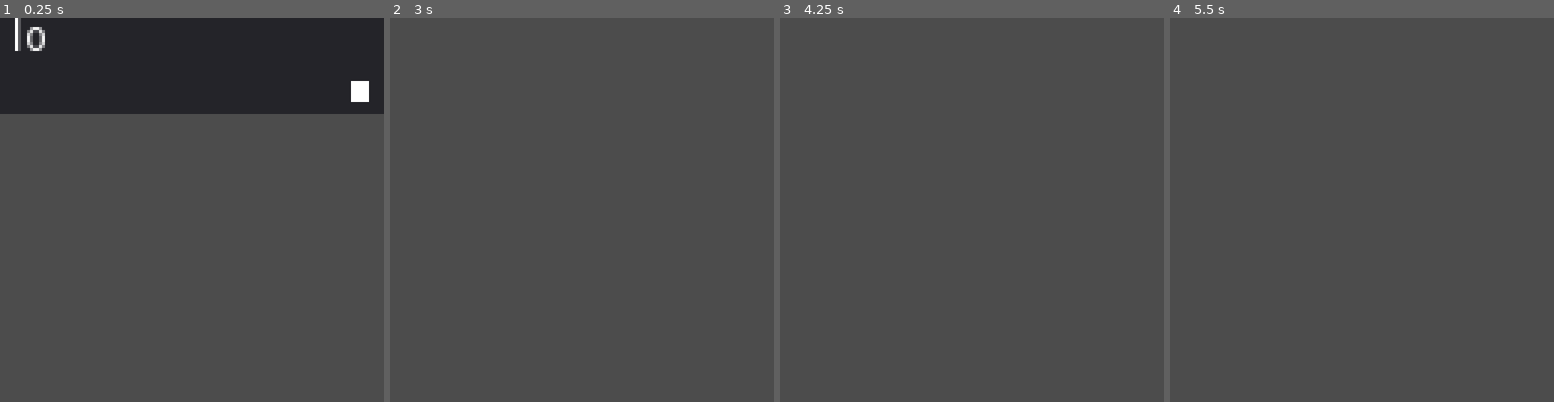
Above: before the commit, frames 1-4 (left to right).
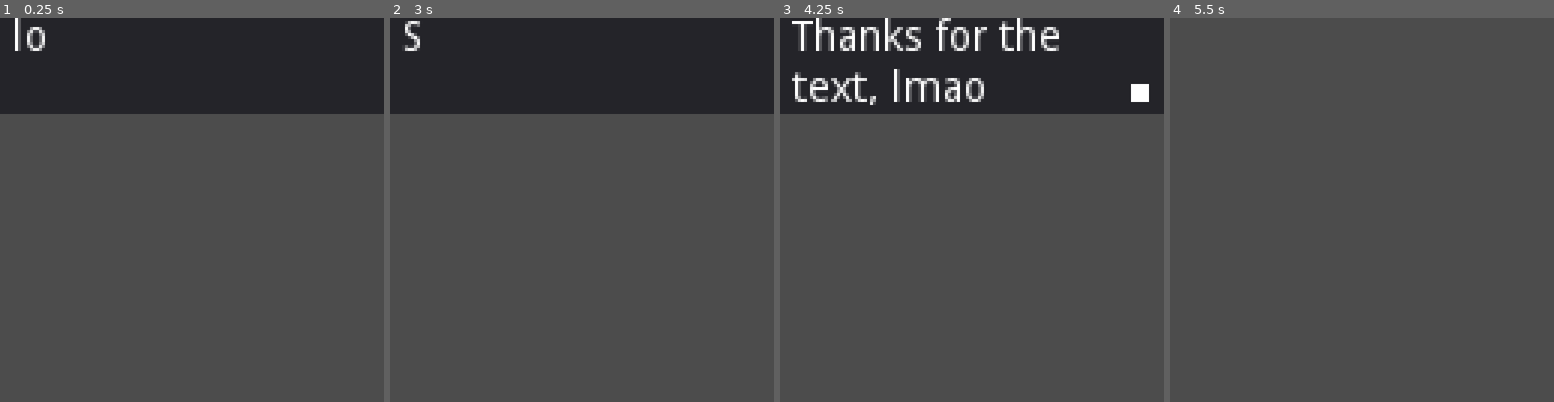
Above: after the commit, the same moments.

Repository: NintenDuck/Project-Vania
Game: Godot game, scene res://Scenes/tools/dialog_box.tscn
Same seed, same stepped clock (60 frames per second), same inputs: the game is played once before the commit and once after it. This scene is started directly instead of the project's main scene.
Inputs:
- Up to frame 1 (0.25 s): no input
- Up to frame 2 (3 s): tap Enter (ui_accept) at 0.5, 1.35, 1.52, 1.82, 2.85 s; hold Enter (ui_accept) 0.53-1.28 s; hold Enter (ui_accept) 2.03-2.78 s
- Up to frame 3 (4.25 s): tap Enter (ui_accept) at 3.02, 3.32 s; hold Enter (ui_accept) from 3.53 s (still down)
- Up to frame 4 (5.5 s): release Enter (ui_accept) at 4.28 s; tap Enter (ui_accept) at 4.35, 4.52, 4.82, 5 s; hold Enter (ui_accept) from 5.03 s (still down)

The runs differ from the first frame. In frame 1, 0.3% of the frame differs, in the area x 91-97%, y 16-22%; in frame 2, 25%, in the area x 0-100%, y 0-25%; in frame 3, 24%; in frame 4, nothing differs.

Commit message:
Add: dialogue from json, sprite working

Diff:
--- a/Scenes/tools/dialog_box.tscn
+++ b/Scenes/tools/dialog_box.tscn
@@ -1,7 +1,78 @@
-[gd_scene load_steps=3 format=2]
+[gd_scene load_steps=6 format=2]
 
 [ext_resource path="res://scripts/dialog_box.gd" type="Script" id=1]
-[ext_resource path="res://resources/player/player.png" type="Texture" id=2]
+[ext_resource path="res://resources/dialogue_box/text_next.png" type="Texture" id=2]
+
+[sub_resource type="Animation" id=3]
+length = 0.001
+tracks/0/type = "value"
+tracks/0/path = NodePath(".:frame")
+tracks/0/interp = 1
+tracks/0/loop_wrap = true
+tracks/0/imported = false
+tracks/0/enabled = true
+tracks/0/keys = {
+"times": PoolRealArray( 0 ),
+"transitions": PoolRealArray( 1 ),
+"update": 0,
+"values": [ 0 ]
+}
+tracks/1/type = "value"
+tracks/1/path = NodePath(".:visible")
+tracks/1/interp = 1
+tracks/1/loop_wrap = true
+tracks/1/imported = false
+tracks/1/enabled = true
+tracks/1/keys = {
+"times": PoolRealArray( 0 ),
+"transitions": PoolRealArray( 1 ),
+"update": 0,
+"values": [ true ]
+}
+
+[sub_resource type="Animation" id=1]
+resource_name = "final_text"
+length = 0.001
+tracks/0/type = "value"
+tracks/0/path = NodePath(".:frame")
+tracks/0/interp = 1
+tracks/0/loop_wrap = true
+tracks/0/imported = false
+tracks/0/enabled = true
+tracks/0/keys = {
+"times": PoolRealArray( 0 ),
+"transitions": PoolRealArray( 1 ),
+"update": 1,
+"values": [ 1 ]
+}
+
+[sub_resource type="Animation" id=2]
+resource_name = "regular_text"
+loop = true
+tracks/0/type = "value"
+tracks/0/path = NodePath(".:frame")
+tracks/0/interp = 1
+tracks/0/loop_wrap = true
+tracks/0/imported = false
+tracks/0/enabled = true
+tracks/0/keys = {
+"times": PoolRealArray( 0 ),
+"transitions": PoolRealArray( 1 ),
+"update": 1,
+"values": [ 0 ]
+}
+tracks/1/type = "value"
+tracks/1/path = NodePath(".:visible")
+tracks/1/interp = 1
+tracks/1/loop_wrap = true
+tracks/1/imported = false
+tracks/1/enabled = true
+tracks/1/keys = {
+"times": PoolRealArray( 0.5, 1 ),
+"transitions": PoolRealArray( 1, 1 ),
+"update": 1,
+"values": [ false, true ]
+}
 
 [node name="DialogBox" type="Panel"]
 anchor_right = 1.0
@@ -24,11 +95,15 @@
 margin_bottom = 23.0
 text = "Lorem Ipsum"
 autowrap = true
-percent_visible = -0.1
 
 [node name="NextLineSprite" type="Sprite" parent="."]
 position = Vector2( 120, 24 )
 texture = ExtResource( 2 )
 hframes = 2
 
+[node name="AnimationPlayer" type="AnimationPlayer" parent="NextLineSprite"]
+anims/RESET = SubResource( 3 )
+anims/final_text = SubResource( 1 )
+anims/regular_text = SubResource( 2 )
+
 [node name="TextSpeed" type="Timer" parent="."]
--- /dev/null
+++ b/autoload/json_manager.gd
@@ -0,0 +1,13 @@
+extends Node
+
+func json_as_dict(filepath=""):
+	if filepath == "" or null:
+		return
+
+	var file = File.new()
+	file.open(filepath,File.READ)
+
+	var file_text = file.get_as_text()
+	var json_dict = parse_json(file_text)
+
+	return json_dict
--- a/json/test.json
+++ b/json/test.json
@@ -10,5 +10,13 @@
   {
     "name": "lain",
     "text": "infornography"
-  }
+  },
+  {
+    "name": "pistacho",
+    "text": "Some other text that should show up"
+  },
+  {
+    "name": "lain",
+    "text": "Thanks for the text, lmao"
+  },
 ]
--- a/project.godot
+++ b/project.godot
@@ -13,6 +13,10 @@
 config/name="Cave Explorer Lala"
 run/main_scene="res://Scenes/Levels/Level_Debug.tscn"
 config/icon="res://icon.png"
+
+[autoload]
+
+JsonManager="*res://autoload/json_manager.gd"
 
 [display]
 
--- a/scripts/dialog_box.gd
+++ b/scripts/dialog_box.gd
@@ -2,10 +2,12 @@
 
 
 export(float, 0.1, 2, 0.1) var text_speed = 1.0
+export(String,FILE) var dialogue_fpath = "res://json/test.json"
 
 onready var dialog_label 		= $Margin/DialogText
 onready var text_timer 			= $TextSpeed
 onready var next_line_sprite 	= $NextLineSprite
+onready var next_line_animation	= $NextLineSprite/AnimationPlayer
 
 enum states {
 	WRITING,
@@ -13,21 +15,18 @@
 	FINISHED
 }
 
+var dialogue = []
 var current_state = states.WRITING
+var current_text_line = 0
 
-var current_text_line = 0
-# TODO: Obtener el diccionario de un archivo externo (.json)
-# TODO: Hacer que el sprite parpadee
 # TODO: Hacer que el sprite sea diferente cuando sea el ultimo texto en el diccionario
-var test_text = [
-	{"name": "lain",		"text": "lorem ipsum dolor inet"},
-	{"name": "pistacho",	"text": "let's all love lain"	},
-	{"name": "lain", 		"text": "infornography"			},
-]
 
 func _ready():
-	dialog_label.text = test_text[current_text_line]["text"]
+	dialogue = JsonManager.json_as_dict(dialogue_fpath)
+	dialog_label.text = dialogue[current_text_line]["text"]
 	dialog_label.visible_characters = 0
+
+	next_line_sprite.visible = false
 
 	text_timer.connect("timeout", self, "_on_text_timer_timeout")
 	text_timer.wait_time = text_speed
@@ -40,24 +39,34 @@
 			dialog_label.visible_characters = dialog_label.text.length()
 			return
 
-		if current_text_line >= test_text.size()-1:
+		if current_text_line >= dialogue.size()-1:
 			queue_free()
 			return
 
-		get_new_line()
+		next_line_animation.stop()
+		next_line_sprite.visible = false
+		get_next_line()
 
-func get_new_line():
+
+func get_next_line():
 	current_text_line += 1
 	dialog_label.visible_characters = 0
-	dialog_label.text = test_text[current_text_line]["text"]
+	dialog_label.text = dialogue[current_text_line]["text"]
 	current_state = states.WRITING
 	text_timer.start()
-
 
 func _on_text_timer_timeout():
 	if dialog_label.visible_characters >= dialog_label.text.length():
 		text_timer.stop()
 		current_state = states.WAITING
+		next_line_animation.play("regular_text")
+
+		next_line_sprite.visible = true
+
+		if dialogue.size()-1 <= current_text_line:
+			current_state = states.FINISHED
+			next_line_animation.play("final_text")
+
 		return
 
 	dialog_label.visible_characters += 1
Binary file added: resources/dialogue_box/text_next.png
Not shown, added: resources/dialogue_box/text_next.png.import
